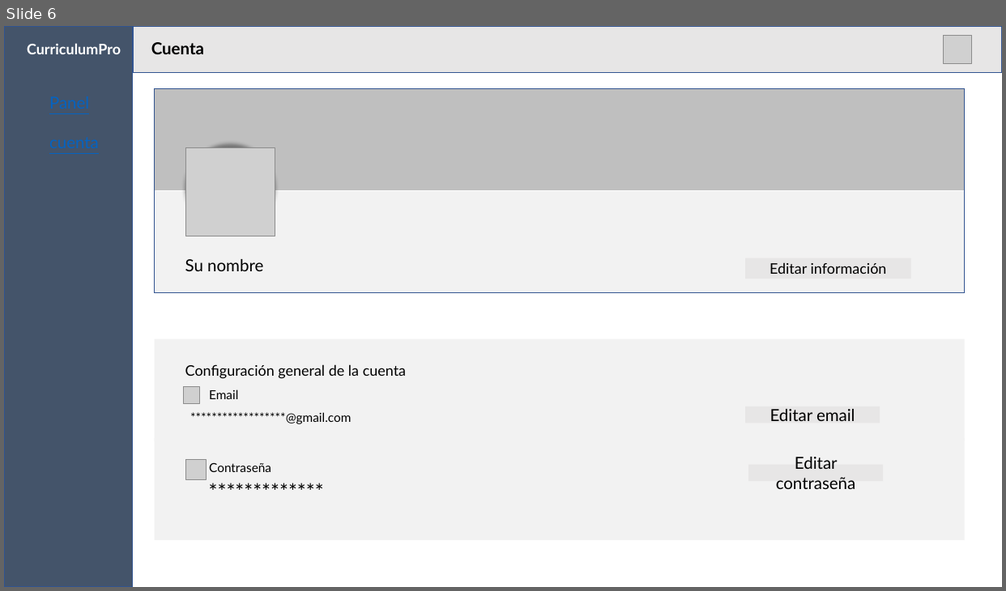
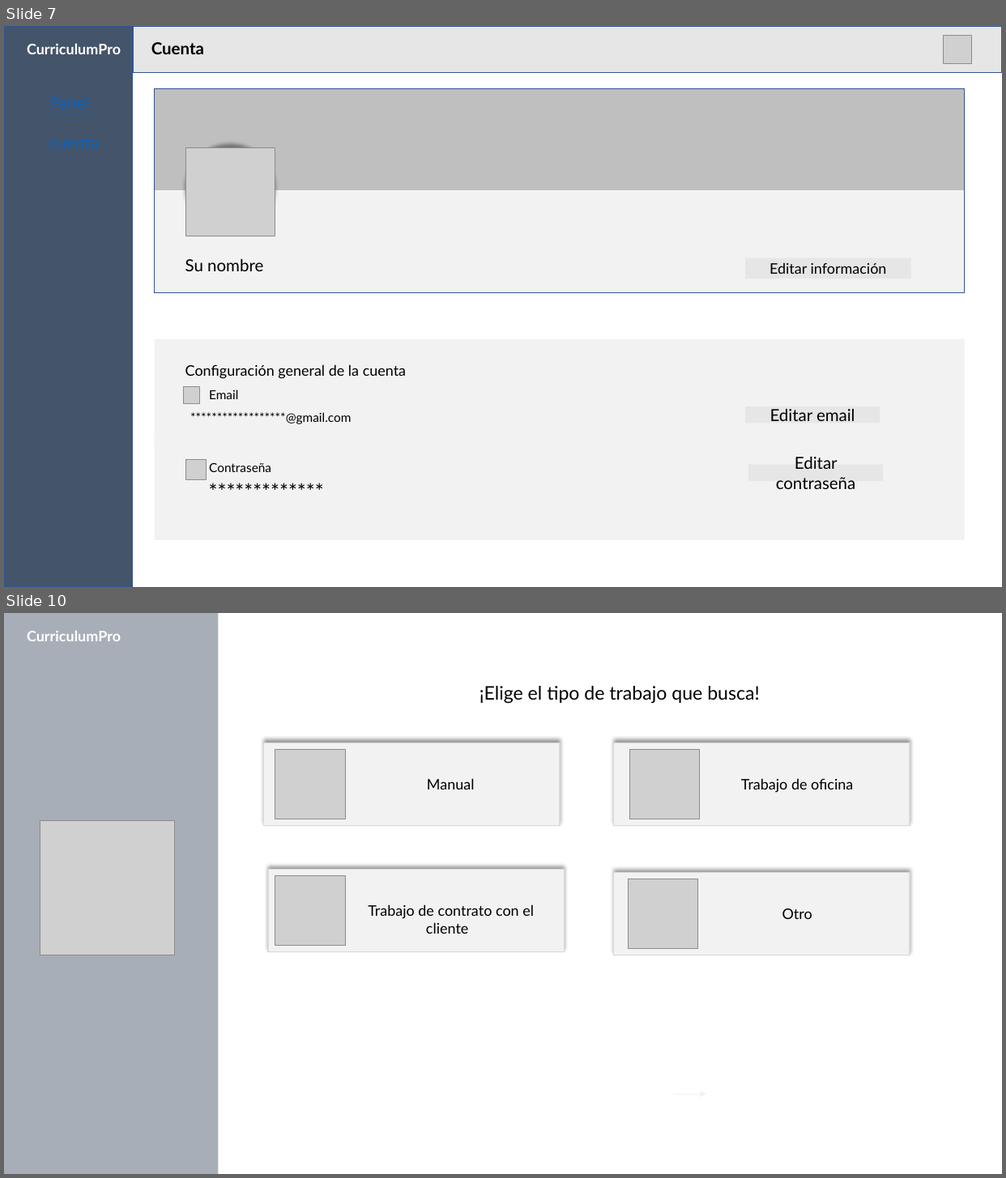
Before and after one commit to Flexzay/dise-o, a slide deck: diseño de py/enmaquetado.pptx. Shown one above the other, each under a label of ours: slide 6 before the commit, slides 7 and 10 after it; the slides between them are not shown. The pictures are 1006x591 and 1006x1178 pixels, drawn with LibreOffice and Linux fonts; fonts in the diff are those of the drawing; grey boxes stand for pictures. Boxes give left, top, right and bottom in pixels: in the first picture for what was removed or moved away, otherwise in the second. Text is boxed around its words. In the diff, an @@ line names an element or a change of style, - is before the commit and + after.

```diff
--- a/diseño de py/enmaquetado.pptx
+++ b/diseño de py/enmaquetado.pptx
@@ slide 10 added at (4,613,1002,1174), background #FFFFFF @@
@@ rectangle added at (4,613,218,1174), fill #44546A at 47% opacity @@
@@ text added at (27,631,121,641), 14 pt, text #FFFFFF, bold @@
+CurriculumPro
@@ text added at (479,686,760,704), 18 pt, text #000000 @@
+¡Elige el tipo de trabajo que busca!
@@ rectangle added at (264,743,560,825), fill #F2F2F2, outline #D9D9D9 1 pt @@
@@ picture added at (275,749,345,820) @@
@@ rectangle added at (614,743,910,825), fill #F2F2F2, outline #D9D9D9 1 pt @@
@@ picture added at (630,749,701,820) @@
@@ text added at (427,778,475,790), 14 pt, text #000000 @@
+Manual
@@ text added at (741,778,853,793), 14 pt, text #000000 @@
+Trabajo de oficina
@@ picture added at (40,821,175,955) @@
@@ rectangle added at (268,870,564,952), fill #F2F2F2, outline #D9D9D9 1 pt @@
@@ picture added at (275,875,345,946) @@
@@ rectangle added at (614,873,910,955), fill #F2F2F2, outline #D9D9D9 1 pt @@
@@ picture added at (629,879,699,949) @@
@@ text added at (368,905,534,934), 14 pt, text #000000 @@
+Trabajo de contrato con el cliente
@@ text added at (782,909,812,919), 14 pt, text #000000 @@
+Otro
@@ arrow added from (675, 1094) to (706, 1094), #F2F2F2 0.5 pt @@
@@ what was slide 6 is now slide 7 @@
```
Also in this commit, not shown: 3 slides changed, 21 other slides added.
